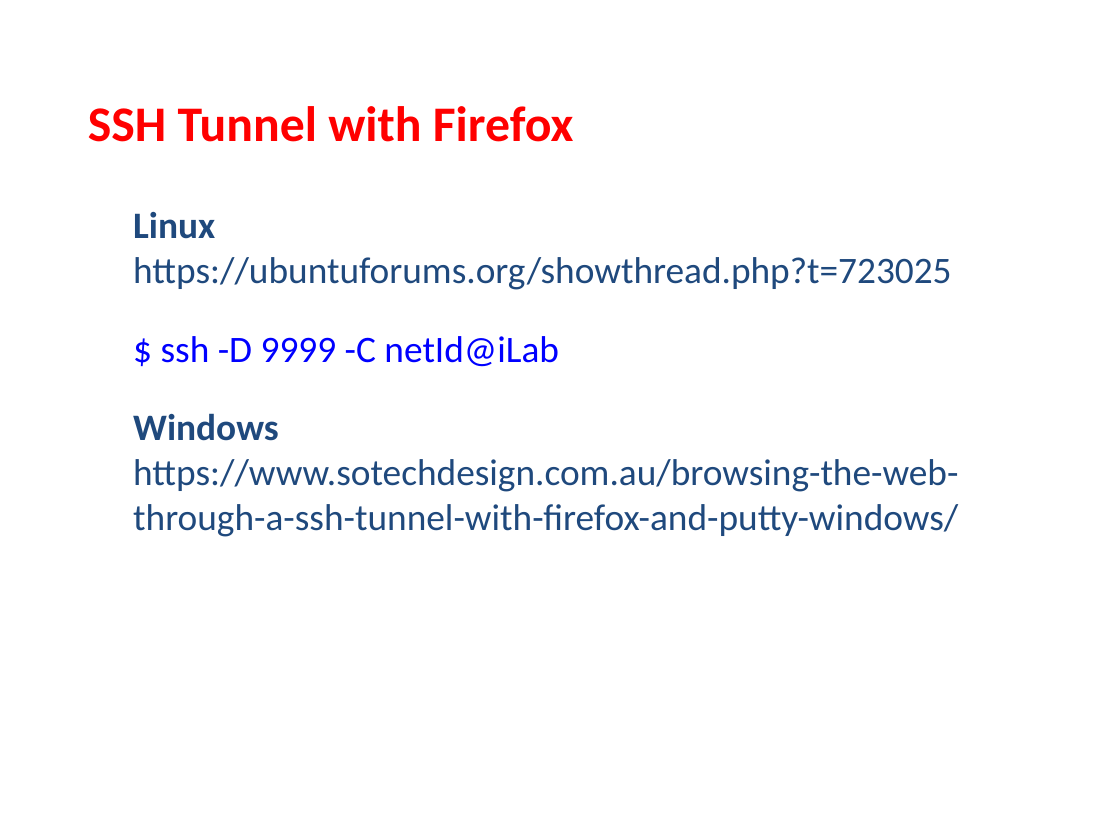
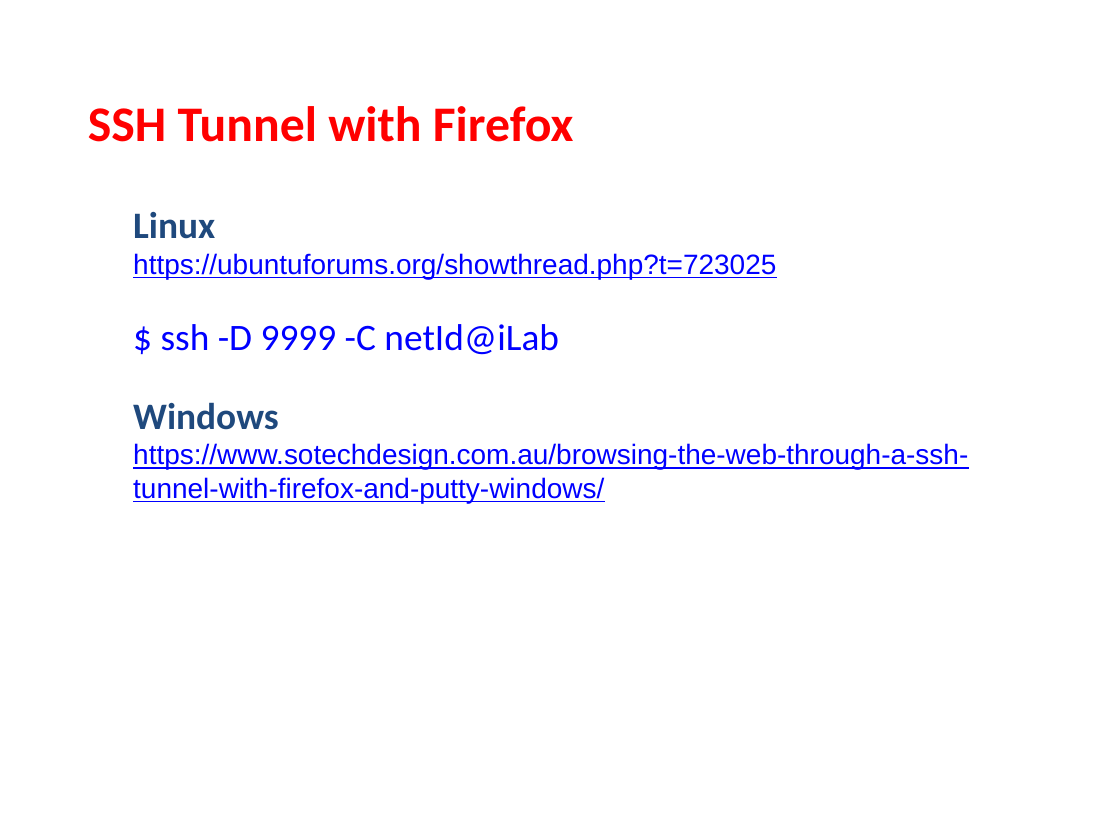
Before and after one commit to USMC1941/CS211-Rutgers, a slide deck: slide 8 of Recitations/Abu Shoeb/7-8 Abu Shoeb.pptx. Drawn at 1120x840 pixels with LibreOffice and Linux fonts; fonts in the diff are those of the drawing. Boxes give left, top, right and bottom in pixels: in the first picture for what was removed or moved away, otherwise in the second. Text is boxed around its words. In the diff, an @@ line names an element or a change of style, - is before the commit and + after.

```diff
--- a/Recitations/Abu Shoeb/7-8 Abu Shoeb.pptx
+++ b/Recitations/Abu Shoeb/7-8 Abu Shoeb.pptx
@@ text at (x1=133, y1=253, x2=968, y2=503): size 24 to 18 pt, font Calibri to Arial, text colour #1F497D to #0000FF, underline on in "https://ubuntuforums.org/showthread.php?t=723025", "https://www.sotechdesign.com.au/browsing-the-web-through-a-s ..." @@
```
Also in this commit, not shown: 21 other slides changed, 9 other files.
